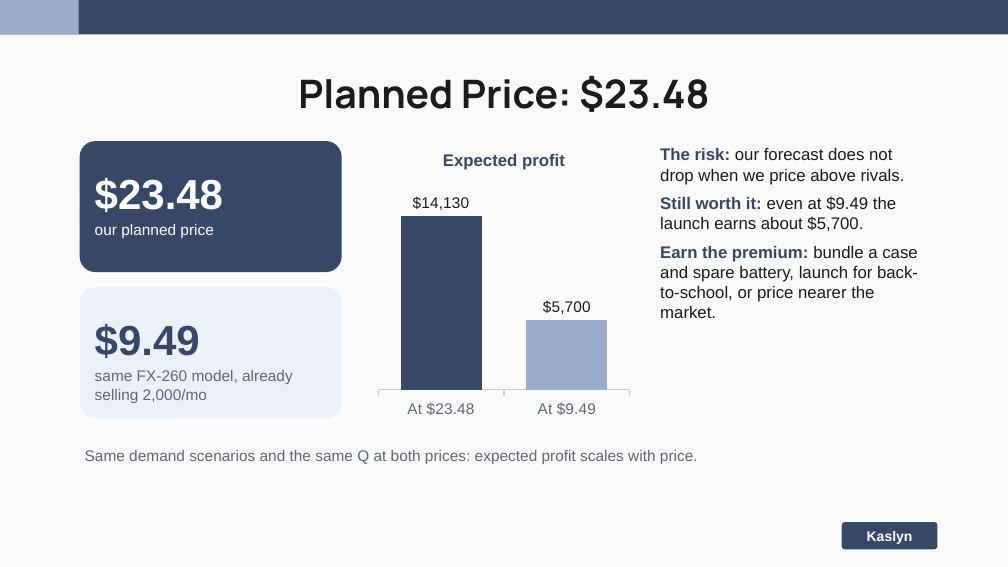
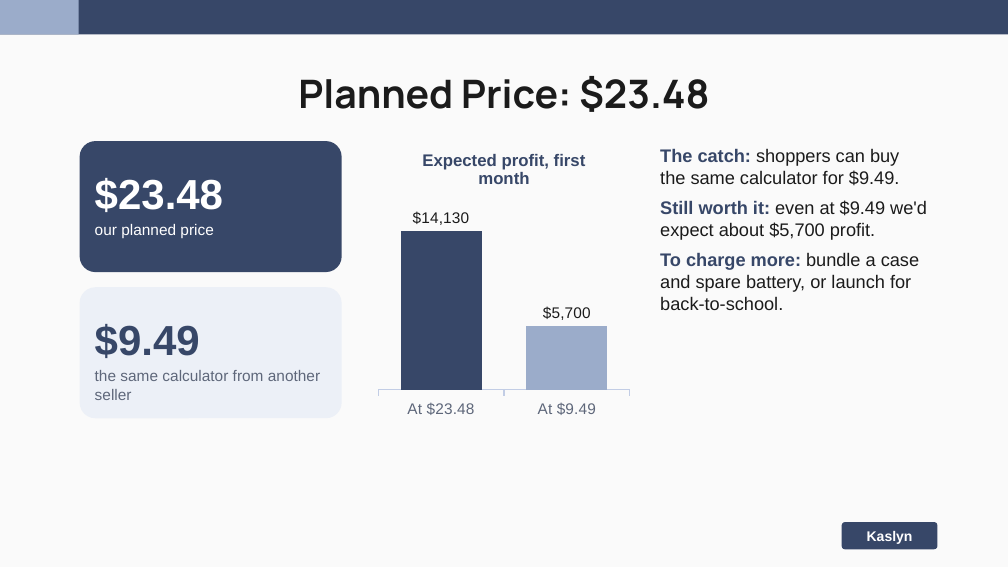
Before and after one commit to nakimagine/hello-world, a slide deck: slide 9 of Group_3_Amazon_Office_Electronic_Slides.pptx (slide 11 before the commit). Drawn at 1008x567 pixels with LibreOffice and Linux fonts; fonts in the diff are those of the drawing. Boxes give left, top, right and bottom in pixels: in the first picture for what was removed or moved away, otherwise in the second. Text is boxed around its words. In the diff, an @@ line names an element or a change of style, - is before the commit and + after.

```diff
--- a/Group_3_Amazon_Office_Electronic_Slides.pptx
+++ b/Group_3_Amazon_Office_Electronic_Slides.pptx
@@ column chart at (x1=373, y1=136, x2=635, y2=423) @@
@@ title "Expected profit" to "Expected profit, first month" @@
@@ text at (x1=660, y1=149, x2=927, y2=310): text changed; size 12 to 13 pt @@
-The risk: our forecast does not drop when we price above rivals.
-Still worth it: even at $9.49 the launch earns about $5,700.
-Earn the premium: bundle a case and spare battery, launch for back-to-school, or price nearer the market.
+The catch: shoppers can buy the same calculator for $9.49.
+Still worth it: even at $9.49 we'd expect about $5,700 profit.
+To charge more: bundle a case and spare battery, or launch for back-to-school.
@@ text at (x1=95, y1=370, x2=320, y2=400): text changed @@
-same FX-260 model, already selling 2,000/mo
+the same calculator from another seller
@@ text removed at (x1=85, y1=450, x2=698, y2=464) @@
-Same demand scenarios and the same Q at both prices: expected profit scales with price.
```
Also in this commit, not shown: 7 other slides changed, 6 slides added, 8 slides removed, 1 other file.
